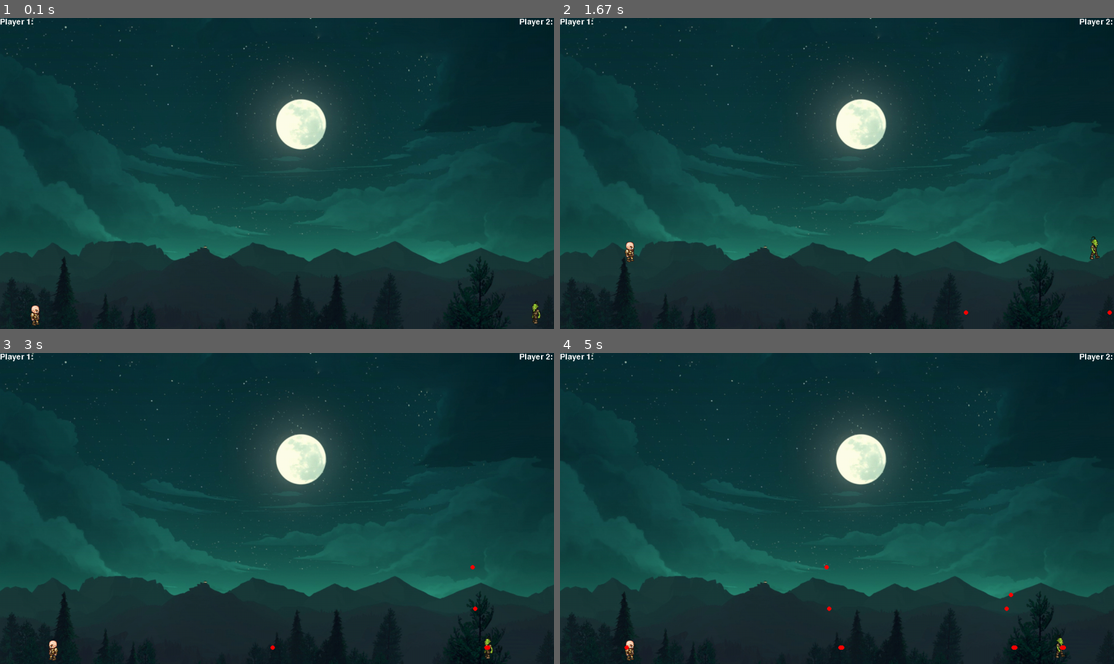
Above: before the commit, frames 1-4 (two rows, left to right).
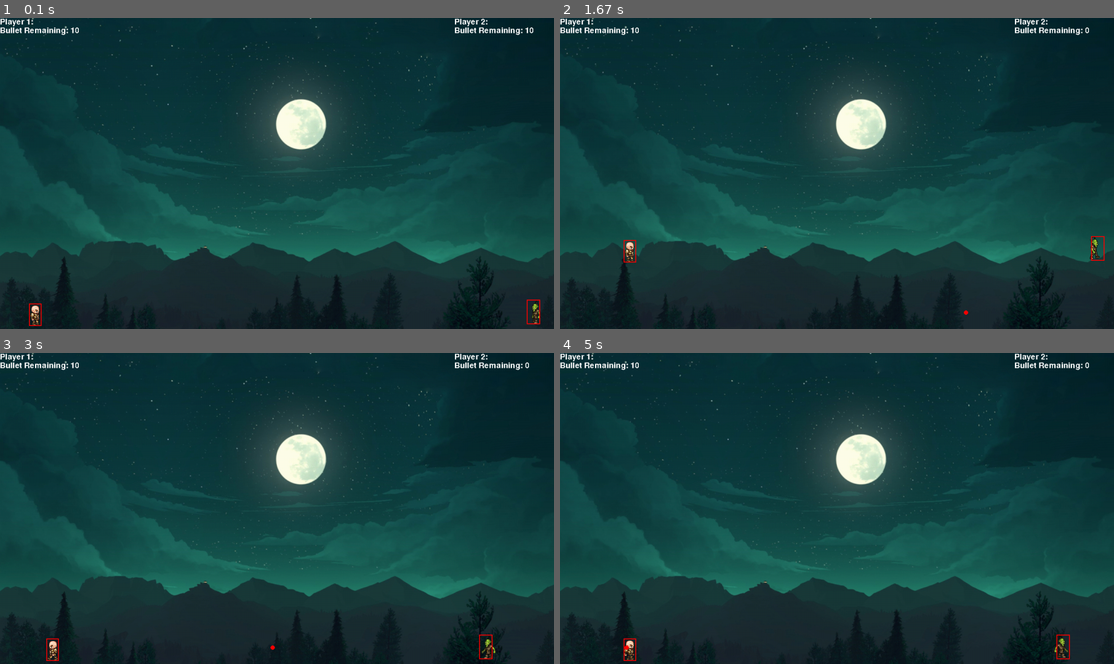
Above: after the commit, the same moments.

Repository: Ace5584/DragonBall-Combat-Game
Game: pygame game, started from Pygame/L1/main.py
Same seed, same stepped clock (60 frames per second), same inputs: the game is played once before the commit and once after it.
Inputs:
- Up to frame 1 (0.1 s): no input
- Up to frame 2 (1.67 s): hold Space 0.33-0.8 s; hold Right 0.33-0.8 s; hold Right 0.83-1.3 s; hold D 0.83-1.3 s; tap Space at 0.9, 1.2, 1.4 s; hold Up 1.33-1.63 s; hold W 1.33-1.63 s
- Up to frame 3 (3 s): hold Right 1.67-2.13 s; hold D 1.67-2.13 s; tap Space at 1.73, 2.03, 2.23, 2.53, 2.8 s; hold Left 2.17-2.7 s; hold A 2.17-2.7 s; hold Left from 2.73 s (still down); hold A from 2.73 s (still down)
- Up to frame 4 (5 s): release Left at 3.13 s; release A at 3.13 s; hold Up 3.17-3.53 s; hold W 3.17-3.53 s; tap Space at 3.23, 3.63, 3.93, 4.3, 4.6, 4.8 s; hold Right 3.57-4.2 s; hold D 3.57-4.2 s; hold Left 4.23-4.7 s; hold A 4.23-4.7 s; hold Right from 4.73 s (still down); hold D from 4.73 s (still down)

The runs differ from the first frame. In frame 1, 0.6% of the frame differs, in the area x 0-100%, y 0-100%; in frame 2, 0.6%; in frame 3, 0.7%; in frame 4, 0.8%.

Commit message:
Created hibox and successfully fixed bugs including flickering when jumping, and p1 not moving animation not moving

Diff:
--- a/Pygame/L1/main.py
+++ b/Pygame/L1/main.py
@@ -27,15 +27,12 @@
     walkLeft = walkLeft + walkLeft
     c2_walkRight = c2_walkRight + c2_walkRight
     c2_walkLeft = c2_walkLeft + c2_walkLeft
-    print("A")
+
 bg = pygame.image.load('bg.jpg')
 
 
 class player():
     def __init__(self, x, y, width, height, left, text_location, player_name):
-        font = pygame.font.Font('freesansbold.ttf', 18)
-        self.player_information = font.render(player_name, False, (255, 255, 255))
-        self.text_location = text_location
         self.x = x
         self.y = y
         self.width = width
@@ -53,7 +50,15 @@
         self.bullets = list()
         self.bullet_count = 10
         self.walking = bool()
-        self.hitbox = (self.x+20, self.y, 28, 60)
+        self.hit_box = (self.x + 20, self.y, 28, 60)
+        self.font = pygame.font.Font('freesansbold.ttf', 18)
+        self.text_location = text_location
+        self.player_information = self.font.render(player_name, False, (255, 255, 255))
+        self.lst = list(text_location)
+        self.lst[1] += 20
+        self.bullet_count_text_location = tuple(self.lst)
+        self.player_bullet_count = self.font.render(f'Bullet Remaining: {self.bullet_count}', False, (255, 255, 255))
+        print(self.bullet_count)
 
     def draw(self, win, character):
         if character == 1:
@@ -61,32 +66,92 @@
                 if self.walk_count + 1 >= len(walkLeft):
                     self.walk_count = 0
                 elif self.left:
-                    win.blit(walkLeft[round(self.walk_count // 3)], (self.x, self.y))
+                    win.blit(walkLeft[int(round(self.walk_count // 3))], (int(self.x), int(self.y)))
                     self.walk_count += 1
                 elif self.right:
-                    win.blit(walkRight[round(self.walk_count // 3)], (self.x, self.y))
+                    win.blit(walkRight[int(round(self.walk_count // 3))], (int(self.x), int(self.y)))
                     self.walk_count += 1
             else:
                 if self.left:
                     win.blit(walkLeft[0], (int(self.x), int(self.y)))
                 else:
                     win.blit(walkRight[0], (int(self.x), int(self.y)))
-        elif character == 2:
+            self.hit_box = (self.x + 17, self.y + 11, 29, 52)
+            pygame.draw.rect(window, (255, 0, 0), self.hit_box, 2)
+        if character == 2:
             if p2.walking:
                 if self.walk_count + 1 >= len(c2_walkLeft):
                     self.walk_count = 0
                 elif self.left:
-                    win.blit(c2_walkLeft[round(self.walk_count // 3)], (self.x, self.y))
+                    win.blit(c2_walkLeft[round(self.walk_count // 3)], (int(self.x), int(self.y)))
                     self.walk_count += 1
                 elif self.right:
-                    win.blit(c2_walkRight[round(self.walk_count // 3)], (self.x, self.y))
+                    win.blit(c2_walkRight[round(self.walk_count // 3)], (int(self.x), int(self.y)))
                     self.walk_count += 1
             else:
                 if self.left:
                     win.blit(c2_walkLeft[0], (int(self.x), int(self.y)))
                 else:
                     win.blit(c2_walkRight[0], (int(self.x), int(self.y)))
+            self.hit_box = (self.x + 17, self.y + 2, 31, 57)
+            pygame.draw.rect(window, (255, 0, 0), self.hit_box, 2)
 
+    def movement(self, wasd):
+        for bullet in self.bullets:
+            if 0 < bullet.x < screen_x:
+                bullet.x += bullet.vol
+            else:
+                self.bullets.pop(self.bullets.index(bullet))
+        keys = pygame.key.get_pressed()
+        if wasd:
+            key_shoot = keys[pygame.K_q]
+            key_left = keys[pygame.K_a]
+            key_right = keys[pygame.K_d]
+            key_up = keys[pygame.K_w]
+        else:
+            key_shoot = keys[pygame.K_SPACE]
+            key_left = keys[pygame.K_LEFT]
+            key_right = keys[pygame.K_RIGHT]
+            key_up = keys[pygame.K_UP]
+
+        if key_shoot:
+            if self.bullet_count > 0:
+                if self.left:
+                    shooting_direction = -1
+                else:
+                    shooting_direction = 1
+                self.bullets.append(
+                projectile(round(self.x + self.width / 2), round(self.y + self.height / 2), shooting_direction))
+                self.bullet_count -= 1
+                self.player_bullet_count = self.font.render(f'Bullet Remaining: {self.bullet_count}', False, (255, 255, 255))
+
+        if key_left and self.x > self.vol:
+            self.x -= self.vol
+            self.left = True
+            self.right = False
+            self.walking = True
+        elif key_right and self.x < screen_x - self.vol - self.width:
+            self.x += self.vol
+            self.left = False
+            self.right = True
+            self.walking = True
+        else:
+            self.walking = False
+            self.walk_count = 0
+        if not self.jump:
+            if key_up:
+                self.jump = True
+                self.walk_count = 0
+        else:
+            if self.jump_count >= -10:
+                n = 1
+                if self.jump_count < 0:
+                    n = -1
+                self.y -= self.jump_count ** 2 / 2 * n
+                self.jump_count -= 1
+            else:
+                self.jump = False
+                self.jump_count = 10
 
 class projectile():
     def __init__(self, x, y, direction):
@@ -99,63 +164,6 @@
         pygame.draw.circle(win, color, (self.x, self.y), 5)
 
 
-def movement(player, wasd):
-    global bullet_count
-    shooting_direction = int()
-    for bullet in player.bullets:
-        if 0 < bullet.x < screen_x:
-            bullet.x += bullet.vol
-        else:
-            player.bullets.pop(player.bullets.index(bullet))
-    keys = pygame.key.get_pressed()
-    if wasd:
-        key_shoot = keys[pygame.K_q]
-        key_left = keys[pygame.K_a]
-        key_right = keys[pygame.K_d]
-        key_up = keys[pygame.K_w]
-    else:
-        key_shoot = keys[pygame.K_SPACE]
-        key_left = keys[pygame.K_LEFT]
-        key_right = keys[pygame.K_RIGHT]
-        key_up = keys[pygame.K_UP]
-
-    if key_shoot:
-        if player.left:
-            shooting_direction = -1
-        else:
-            shooting_direction = 1
-
-        player.bullets.append(projectile(round(player.x + player.width / 2), round(player.y + player.height / 2), shooting_direction))
-
-    if key_left and player.x > player.vol:
-        player.x -= player.vol
-        player.left = True
-        player.right = False
-        walking = True
-    elif key_right and player.x < screen_x - player.vol - player.width:
-        player.x += player.vol
-        player.left = False
-        player.right = True
-        walking = True
-    else:
-        walking = False
-        p1.walk_count = 0
-    if not player.jump:
-        if key_up:
-            player.jump = True
-            player.right = False
-            player.left = False
-            p1.walk_count = 0
-    else:
-        if player.jump_count >= -10:
-            n = 1
-            if player.jump_count < 0:
-                n = -1
-            player.y -= player.jump_count ** 2 / 2 * n
-            player.jump_count -= 1
-        else:
-            player.jump = False
-            player.jump_count = 10
 
 
 def redraw_window():
@@ -163,6 +171,8 @@
     window.blit(bg, (0, 0))
     window.blit(p1.player_information, p1.text_location)
     window.blit(p2.player_information, p2.text_location)
+    window.blit(p1.player_bullet_count, p1.bullet_count_text_location)
+    window.blit(p2.player_bullet_count, p2.bullet_count_text_location)
     p1.draw(window, 1)
     p2.draw(window, 2)
     for z in p1.bullets:
@@ -172,9 +182,8 @@
     pygame.display.update()
 
 
-p1 = player(50, 650, 64, 64, False, (0, 0), "Player 1:")
-p2 = player(1200, 650, 64, 64, True, (1200, 0), "Player 2:")
-bullet_count = 0
+p1 = player(50, 650, 64, 64, False, (0, 0), f'Player 1:')
+p2 = player(1200, 650, 64, 64, True, (1050, 0), "Player 2:")
 
 run = True
 while run:
@@ -182,8 +191,8 @@
     for event in pygame.event.get():
         if event.type == pygame.QUIT:
             run = False
-    movement(p1, True)
-    movement(p2, False)
+    p1.movement(True)
+    p2.movement(False)
     redraw_window()
 
 pygame.quit()
